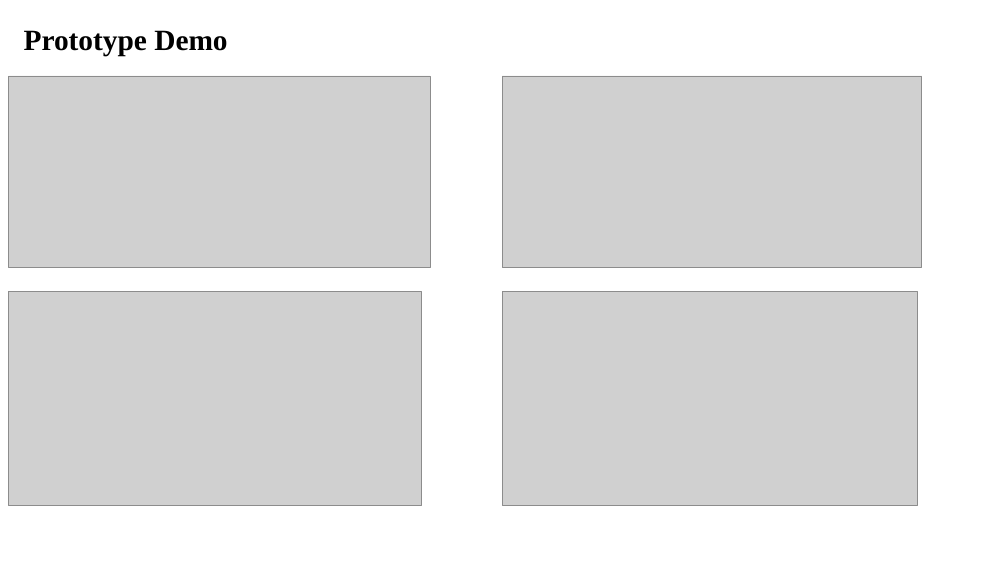
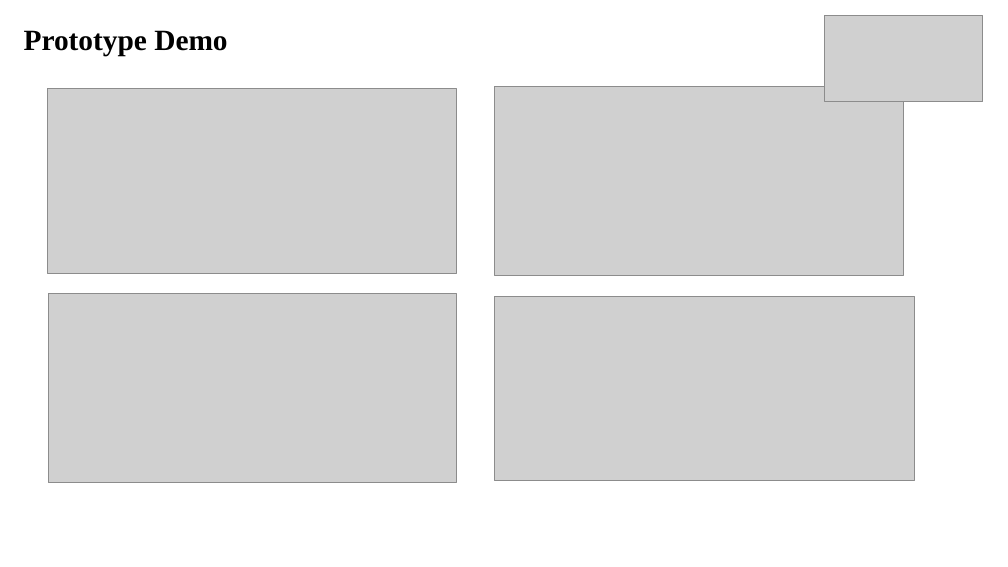
Before and after one commit to vanitha-b-09/MSME-Gstify, a slide deck: slide 10 of Documents/GIT.pptx. Drawn at 1008x567 pixels with LibreOffice and Linux fonts; fonts in the diff are those of the drawing; grey boxes stand for pictures; background and template pictures are left out. Boxes give left, top, right and bottom in pixels: in the first picture for what was removed or moved away, otherwise in the second. Text is boxed around its words. In the diff, an @@ line names an element or a change of style, - is before the commit and + after.

```diff
--- a/Documents/GIT.pptx
+++ b/Documents/GIT.pptx
@@ picture added at (824, 15, 983, 101) @@
@@ picture: place and size @@
-picture at (9, 76, 430, 268)
+picture at (47, 88, 456, 273)
@@ picture: place and size @@
-picture at (502, 76, 922, 268)
+picture at (495, 86, 904, 275)
@@ picture: place and size @@
-picture at (9, 292, 422, 506)
+picture at (48, 294, 457, 483)
@@ picture: place and size @@
-picture at (502, 292, 917, 506)
+picture at (495, 296, 915, 481)
```
Also in this commit, not shown: 4 other slides changed, 5 slides added, 4 slides removed.
